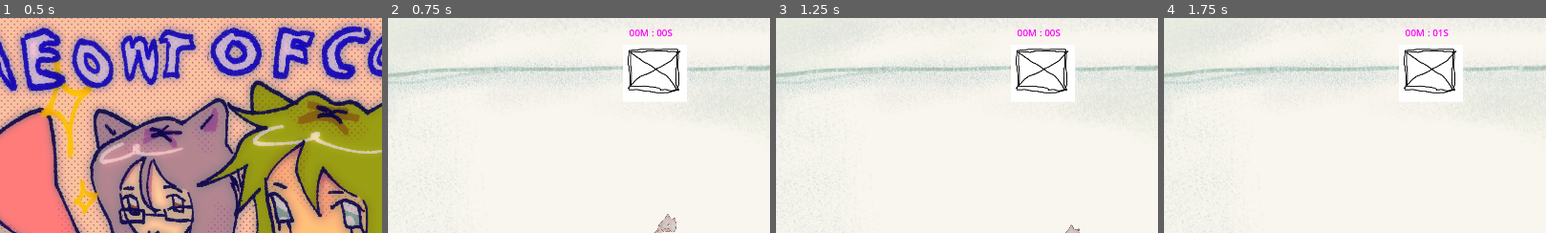
Above: before the commit, frames 1-4 (left to right).
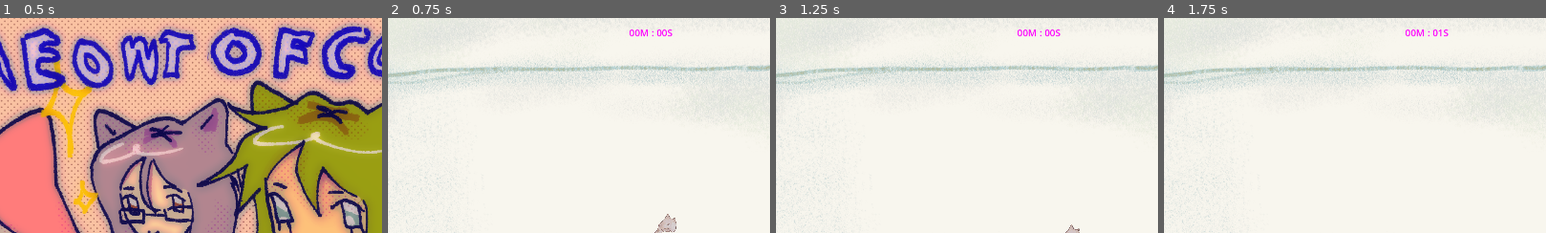
Above: after the commit, the same moments.

Repository: RobertKadak/GameCamp-2024
Game: Godot game, scene res://Menu folder/menu.tscn
Two runs of this game, one before a commit and one after it. Both use one fixed random seed, a clock stepped at 60 frames per second and the inputs below.
Inputs (mouse positions are % of the whole screen's width and height, from its top left):
- Up to frame 1 (0.5 s): no input
- Up to frame 2 (0.75 s): click (85, 49) at 0.5 s
- Up to frame 3 (1.25 s): no input
- Up to frame 4 (1.75 s): tap Enter (ui_accept) at 1.25, 1.52 s; move the mouse to (72, 45) at 1.27 s; hold D (move_right) from 1.28 s (still down); click (72, 45) at 1.35 s
The pictures show only the part of the screen within x 16-66%, y 0-50%; the shares and areas given below are measured in that part.

Frame 1 is identical in both runs. In frame 2, 1.9% of the frame differs, in the area x 61-79%, y 14-39%; in frame 3, 1.9%; in frame 4, 1.9%.

Commit message:
diff scaling

Diff:
--- a/scenes/levels/level_1.gd
+++ b/scenes/levels/level_1.gd
@@ -18,7 +18,6 @@
 
 # Called every frame. 'delta' is the elapsed time since the previous frame.a
 func _process(delta: float) -> void:
-	print(levelTrack)
 	pass
 
 func is_coliding(area: Area2D):
@@ -31,10 +30,17 @@
 func is_level_clear():
 	var enemies = get_tree().get_nodes_in_group("Enemy")
 	return len(enemies) == 0
+
 func _on_mob_spawn_timeout() -> void:
 	var mob = enemy.instantiate()
 	add_child(mob)
 	mob.target_to_chase  = $Player
+
+func generate_mobs():
+	var count = levelTrack*2+(int)(diff/100)
+	while(count>0):
+		pass
+
 
 func generate_objects():
 		var region_start_node = box_region_start
@@ -62,6 +68,14 @@
 
 func nextLevel():
 	levelTrack += 1
+	updateDiff(50, 1)
+
+func updateDiff(value:int, add:bool):
+	diff += value
 
 func outOfControl():
 	pass
+
+
+func _on_diff_timeout() -> void:
+	updateDiff(1, 1)
--- a/scenes/levels/level_1.tscn
+++ b/scenes/levels/level_1.tscn
@@ -7,7 +7,6 @@
 [ext_resource type="PackedScene" path="res://scenes/levels/stop_watch.tscn" id="3_hvndn"]
 [ext_resource type="Texture2D" uid="uid://c00224xebfjt7" path="res://assets/fuckass_room.png" id="3_xcyde"]
 [ext_resource type="PackedScene" uid="uid://dcybrwwl41s8p" path="res://scenes/next_level.tscn" id="7_tcj8h"]
-[ext_resource type="PackedScene" uid="uid://d1a3v0dotogeo" path="res://scenes/object.tscn" id="8_xilvg"]
 
 [sub_resource type="NavigationPolygon" id="NavigationPolygon_d840p"]
 vertices = PackedVector2Array(928, 516.75, -934, 516.75, -934, -511.75, 928, -511.75)
@@ -79,9 +78,6 @@
 wait_time = 4.0
 autostart = true
 
-[node name="Object" parent="." instance=ExtResource("8_xilvg")]
-position = Vector2(10, -401)
-
 [node name="BoxStart" type="Node2D" parent="."]
 position = Vector2(-670, -248)
 
@@ -93,3 +89,4 @@
 
 [connection signal="body_entered" from="nextLevel" to="." method="_on_next_level_body_entered"]
 [connection signal="timeout" from="MobSpawn" to="." method="_on_mob_spawn_timeout"]
+[connection signal="timeout" from="Diff" to="." method="_on_diff_timeout"]
Not shown: 1 places in scenes/levels/level_1.tscn that only renumber resources
